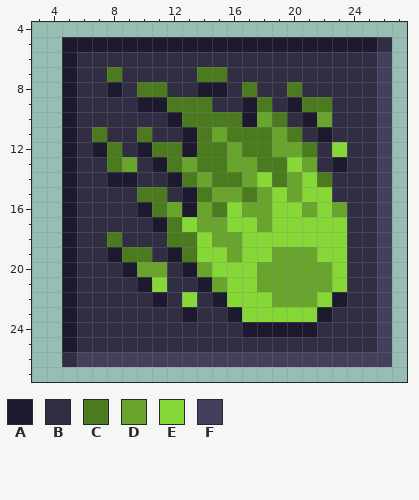
Two versions of one pixel-art sprite, Resources/Textures/_RMC14/Actions/xeno_actions.rsi/shift_spit_neurotoxin.png. Above: the version before the commit.
The file is 32x32 pixels. Colours within 5 levels of each other are drawn and written as one. Shown: x 3..27, y 4..27.
Palette (. is transparent): A #1d192f  B #312d43  C #4c7a1e  D #69a52d  E #86d836  F #453f5e
Now the later version:
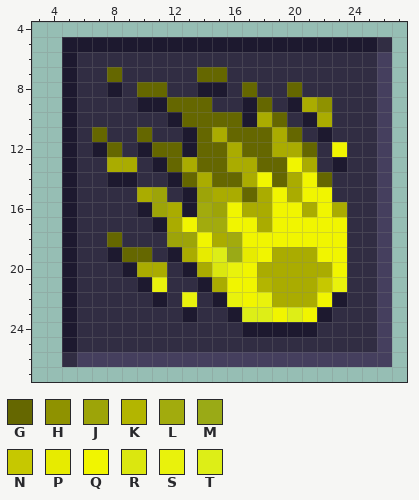
Colours new in this view: G #656700  H #8f9200  J #9da408  K #b3b500  L #a2ab0d  M #9aaa16  N #c6c800  P #e7eb00  Q #f1f500  R #dbe70f  S #e9f20c  T #ddee17
What changed:
colour D: #69a52d -> #aaac00
y 7: x 8 C -> G; x 14..15 CC -> GG
y 8: x 10..11 CC -> GG; x 17 C -> G; x 20 C -> G
y 9: x 12..14 CCC -> GGG; x 18 C -> G; x 21..22 CC -> DH
y 10: x 13..16 CCCC -> GGGG; x 19 C -> G
y 11: x 7 C -> G; x 10 C -> G; x 14 C -> G; x 16..18 CCC -> GGG; x 20 C -> G
y 12: x 8 C -> G; x 11..12 CC -> GG; x 14..15 CC -> GG; x 17..18 CC -> GG; x 21 C -> G; x 23 E -> Q
y 13: x 8 C -> D; x 12 C -> G; x 14..15 CC -> GG; x 18..20 CCE -> GGQ
y 14: x 13 C -> G; x 15..16 CC -> GG; x 18..19 EC -> QG; x 21..22 EC -> QG
y 15: x 10..11 CC -> DJ; x 14 C -> J; x 17 C -> G; x 19 E -> Q; x 21..22 EE -> QQ
y 16: x 11 C -> J; x 14..16 DCE -> LJQ; x 19..20 EE -> QQ; x 22 E -> Q
y 17: x 12..17 CEDDEE -> DQLLQQ; x 19..23 EEEEE -> QQQQQ
y 18: x 8 C -> G; x 12..14 CCE -> JJQ; x 16..23 DEEEEEEE -> LQQQQQQQ
y 19: x 9..10 CC -> GG; x 13..18 CEEDEE -> DPTMPQ; x 22..23 EE -> QQ
y 20: x 15..17 EEE -> RSQ; x 23 E -> Q
y 21: x 11 E -> S; x 16..18 EED -> QQK; x 22..23 DE -> NS
y 22: x 13 E -> S; x 16..18 EEE -> SQS; x 22 E -> Q
y 23: x 17..21 EEEEE -> TTQTQ
